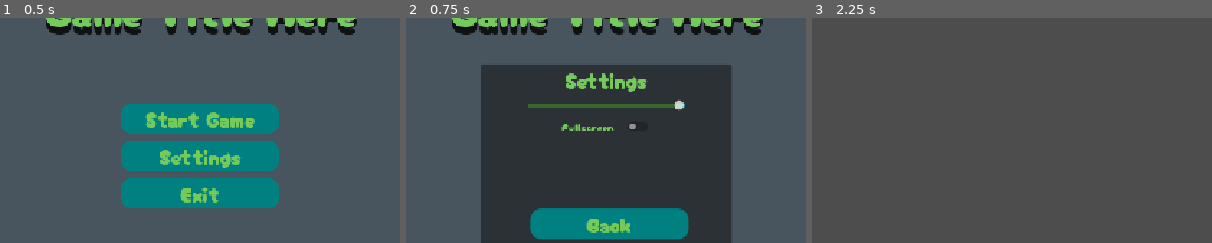
Above: before the commit, frames 1-3 (left to right).
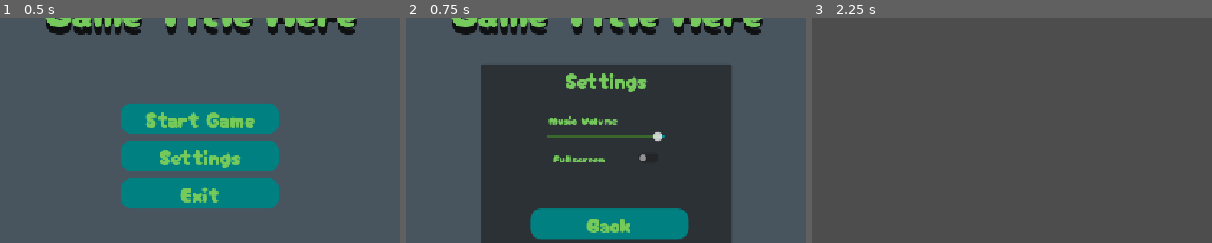
Above: after the commit, the same moments.

Repository: Meoah/Team-Awesome
Game: Godot game, scene res://Scenes/MainMenu.tscn
The game is run twice, just before and just after one commit, with the same random seed, the same clock (stepped at 60 frames per second) and the same inputs. This scene is started directly instead of the project's main scene.
Inputs:
- Up to frame 1 (0.5 s): no input
- Up to frame 2 (0.75 s): click "Settings" at 0.5 s
- Up to frame 3 (2.25 s): click "Back" at 1.25 s; click "Start Game" at 2 s
The pictures show only the part of the screen within x 25-75%, y 19-69%; the shares and areas given below are measured in that part.

Frame 1 is identical in both runs. In frame 2, 2.1% of the frame differs, in the area x 30-70%, y 36-64%; in frame 3, nothing differs.

Commit message:
Update MainMenu.tscn
Added music volume text label to settings menu

Diff:
--- a/Scenes/MainMenu.tscn
+++ b/Scenes/MainMenu.tscn
@@ -191,19 +191,26 @@
 text = "Back
 "
 
-[node name="AudioControl" type="HSlider" parent="Settings"]
-layout_mode = 1
-anchors_preset = 8
-anchor_left = 0.5
-anchor_top = 0.5
-anchor_right = 0.5
-anchor_bottom = 0.5
-offset_left = -112.0
-offset_top = -82.0
-offset_right = 112.0
-offset_bottom = -63.0
-grow_horizontal = 2
-grow_vertical = 2
+[node name="VBoxContainer" type="VBoxContainer" parent="Settings"]
+layout_mode = 1
+anchors_preset = 8
+anchor_left = 0.5
+anchor_top = 0.5
+anchor_right = 0.5
+anchor_bottom = 0.5
+offset_left = -83.25
+offset_top = -42.75
+offset_right = 83.25
+offset_bottom = 42.75
+grow_horizontal = 2
+grow_vertical = 2
+theme_override_constants/separation = 7
+
+[node name="HBoxContainer" type="HBoxContainer" parent="Settings/VBoxContainer"]
+layout_mode = 2
+
+[node name="AudioControl" type="HSlider" parent="Settings/VBoxContainer"]
+layout_mode = 2
 theme_override_styles/slider = SubResource("StyleBoxLine_8saeu")
 theme_override_styles/grabber_area = SubResource("StyleBoxLine_ghw46")
 theme_override_styles/grabber_area_highlight = SubResource("StyleBoxLine_ghw46")
@@ -213,12 +220,18 @@
 script = ExtResource("5_df05h")
 audio_bus_name = "Music"
 
-[node name="Fullscreen_Control" type="CheckButton" parent="Settings"]
+[node name="Label" type="Label" parent="Settings/VBoxContainer/AudioControl"]
 layout_mode = 0
-offset_left = 109.5
-offset_top = 72.0
-offset_right = 248.0
-offset_bottom = 107.0
+offset_left = 0.25
+offset_top = -28.25
+offset_right = 98.25
+offset_bottom = -4.25
+theme_override_colors/font_color = Color(0.4627451, 0.7921569, 0.3647059, 1)
+theme_override_fonts/font = ExtResource("3_df05h")
+text = "Music Volume"
+
+[node name="Fullscreen_Control" type="CheckButton" parent="Settings/VBoxContainer"]
+layout_mode = 2
 theme_override_colors/font_color = Color(0.4627451, 0.7921569, 0.3647059, 1)
 theme_override_fonts/font = ExtResource("3_df05h")
 text = "Fullscreen"
@@ -228,5 +241,5 @@
 [connection signal="pressed" from="MainButtons/SettingsButton" to="." method="_on_settings_pressed"]
 [connection signal="pressed" from="MainButtons/ExitButton" to="." method="_on_exit_pressed"]
 [connection signal="pressed" from="Settings/BackButton" to="." method="_on_backbutton_pressed"]
-[connection signal="value_changed" from="Settings/AudioControl" to="Settings/AudioControl" method="_on_value_changed"]
-[connection signal="toggled" from="Settings/Fullscreen_Control" to="Settings/Fullscreen_Control" method="_on_toggled"]
+[connection signal="value_changed" from="Settings/VBoxContainer/AudioControl" to="Settings/VBoxContainer/AudioControl" method="_on_value_changed"]
+[connection signal="toggled" from="Settings/VBoxContainer/Fullscreen_Control" to="Settings/VBoxContainer/Fullscreen_Control" method="_on_toggled"]
